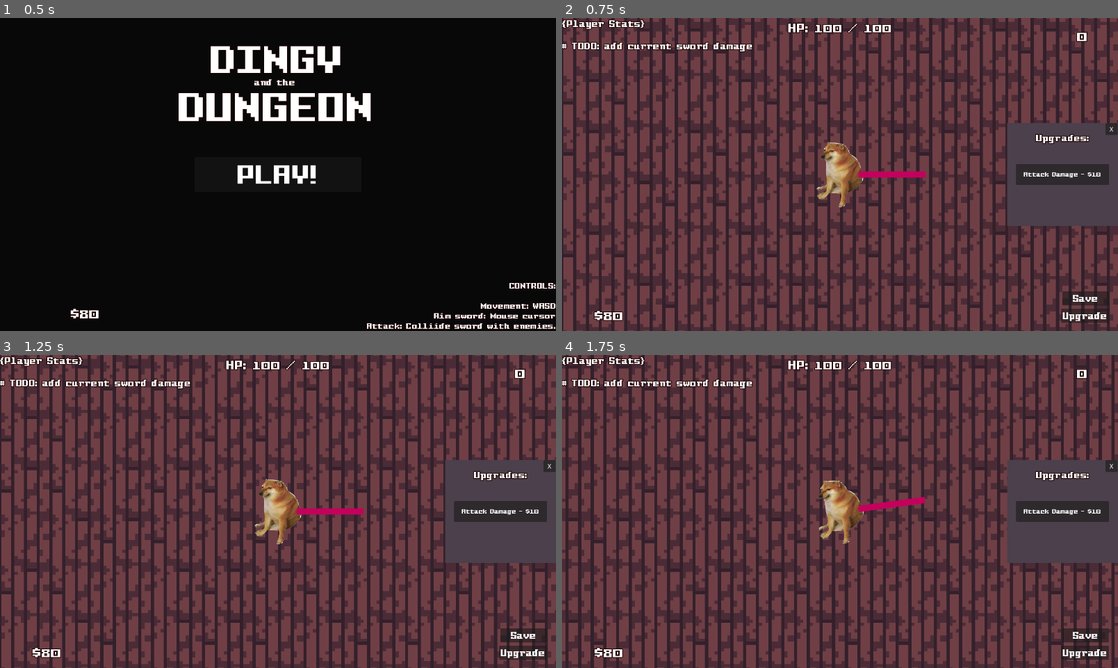
Above: before the commit, frames 1-4 (two rows, left to right).
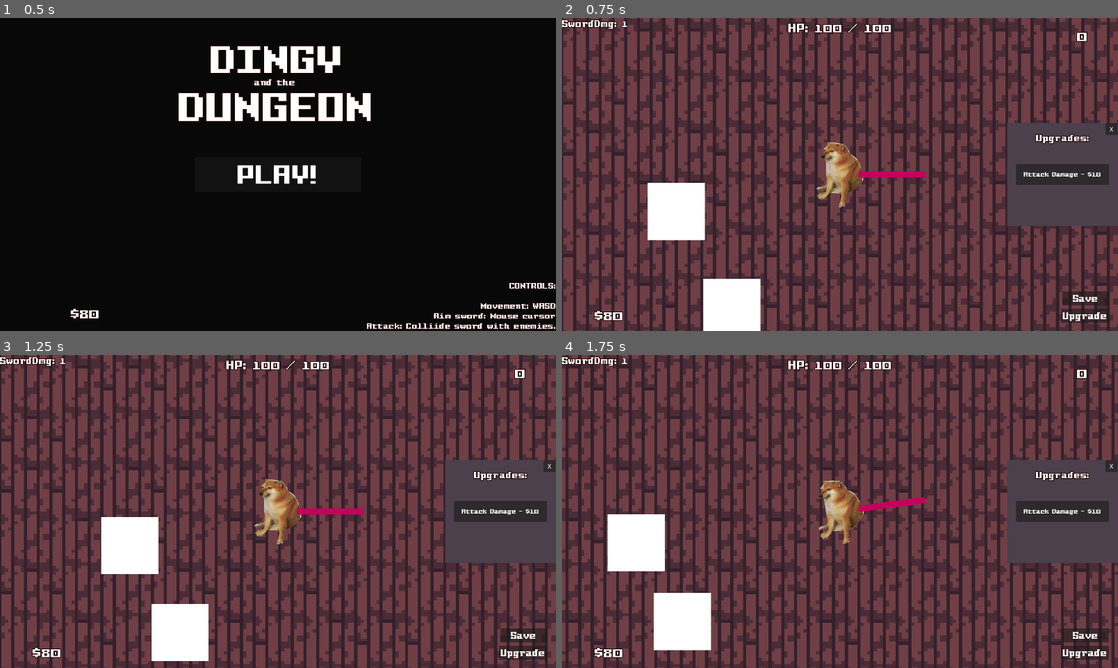
Above: after the commit, the same moments.

Repository: snoutibur-academic/Dingy-Dungeon-Game
Game: Godot game, scene res://Scenes/Main/Main.tscn
Same seed, same stepped clock (60 frames per second), same inputs: the game is played once before the commit and once after it.
Inputs (mouse positions are in pixels of both pictures, inside the frame that each line leads up to):
- Up to frame 1 (0.5 s): no input
- Up to frame 2 (0.75 s): click "PLAY!" at 0.5 s
- Up to frame 3 (1.25 s): no input
- Up to frame 4 (1.75 s): move the mouse to (962, 495) at 1.27 s; hold D (right) from 1.28 s (still down)

Frame 1 is identical in both runs. In frame 2, 4.5% of the frame differs, in the area x 0-36%, y 0-100%; in frame 3, 4.6%; in frame 4, 4.7%, in the area x 0-35%, y 0-95%.

Commit message:
Label now shows sword damagw
TODO: button takes player's money

Diff:
--- a/Player/HUD.tscn
+++ b/Player/HUD.tscn
@@ -9,6 +9,13 @@
 
 func _process(delta):
 	self.text = \"$\" + str(Game.money)
+"
+
+[sub_resource type="GDScript" id="GDScript_t5vnu"]
+script/source = "extends Label
+
+func _process(delta):
+	self.text = \"SwordDmg: \" + str(Game.plrAtkDmg)
 "
 
 [node name="HUD" type="CanvasLayer"]
@@ -146,7 +153,7 @@
 theme_override_font_sizes/font_size = 24
 text = "Save"
 
-[node name="Label" type="Label" parent="."]
+[node name="StatsLabel" type="Label" parent="."]
 offset_right = 216.0
 offset_bottom = 32.0
 theme = ExtResource("1_5xnaw")
@@ -154,6 +161,7 @@
 text = "{Player Stats}
 
 # TODO: add current sword damage"
+script = SubResource("GDScript_t5vnu")
 
 [connection signal="pressed" from="UpgradeMenu/ColorRect/UpgradeAttackButton" to="." method="_on_upgrade_attack_button_pressed"]
 [connection signal="pressed" from="UpgradeMenu/ColorRect/CloseMenu" to="." method="_on_close_menu_pressed"]
--- a/Scenes/Levels/1Level.tscn
+++ b/Scenes/Levels/1Level.tscn
@@ -1,10 +1,11 @@
-[gd_scene load_steps=10 format=3 uid="uid://cxorl8ikb27n7"]
+[gd_scene load_steps=11 format=3 uid="uid://cxorl8ikb27n7"]
 
 [ext_resource type="PackedScene" uid="uid://r4cyijexe6ga" path="res://Player/Player.tscn" id="1_ucswq"]
 [ext_resource type="Script" path="res://Scenes/Levels/1Level.gd" id="1_wfkhm"]
 [ext_resource type="Texture2D" uid="uid://cuuw8p6lmv3iu" path="res://Textures/Assets.png" id="3_ioxxc"]
 [ext_resource type="Texture2D" uid="uid://os1r4uxcvm7j" path="res://Textures/Full Sheet.png" id="4_momyy"]
 [ext_resource type="PackedScene" uid="uid://hj0lanaxubde" path="res://Player/HUD.tscn" id="5_xbfxn"]
+[ext_resource type="PackedScene" uid="uid://cftxhxs5d7qr4" path="res://Mobs/Dingy.tscn" id="6_l5vqi"]
 
 [sub_resource type="TileSetAtlasSource" id="TileSetAtlasSource_tpa08"]
 texture = ExtResource("3_ioxxc")
@@ -507,3 +508,9 @@
 [node name="Player" parent="." instance=ExtResource("1_ucswq")]
 
 [node name="HUD" parent="." instance=ExtResource("5_xbfxn")]
+
+[node name="Dingy" parent="." instance=ExtResource("6_l5vqi")]
+position = Vector2(-35, 42)
+
+[node name="Dingy2" parent="." instance=ExtResource("6_l5vqi")]
+position = Vector2(-53, 11)
Not shown: 1 places in Player/HUD.tscn that only renumber resources
